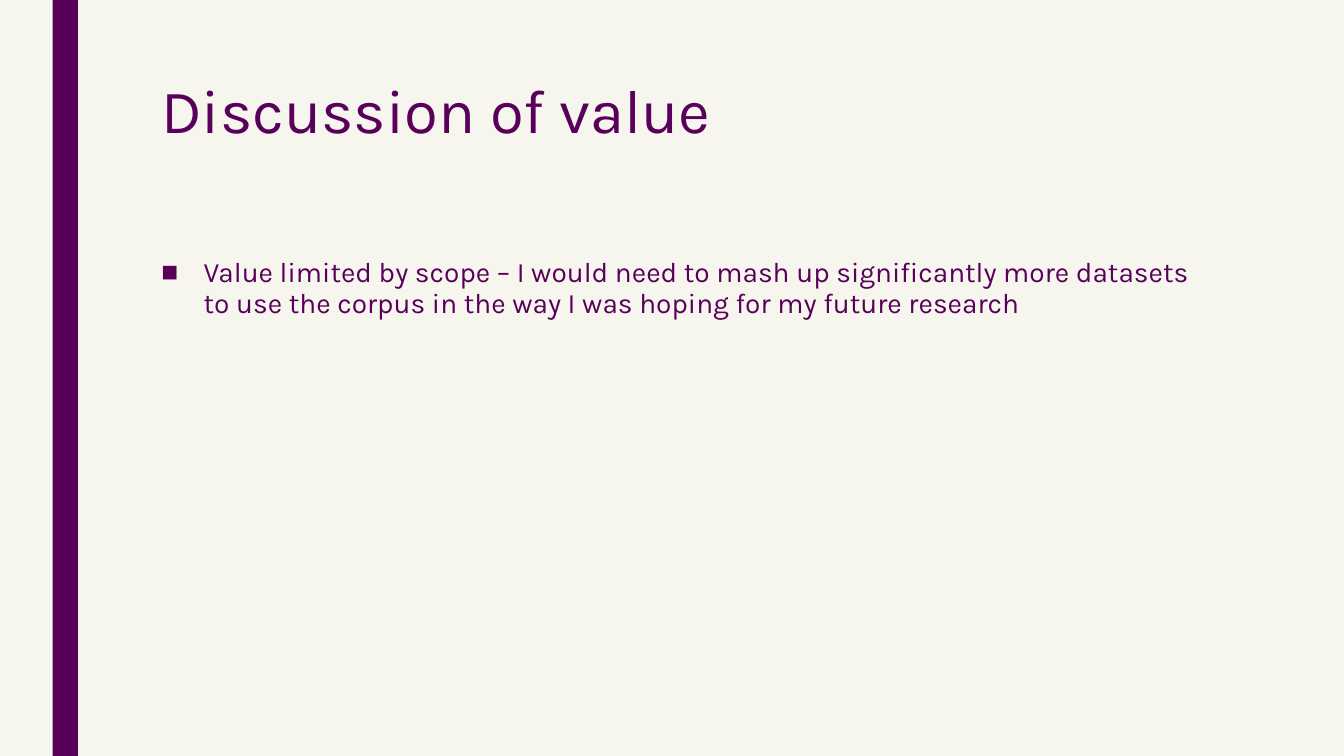
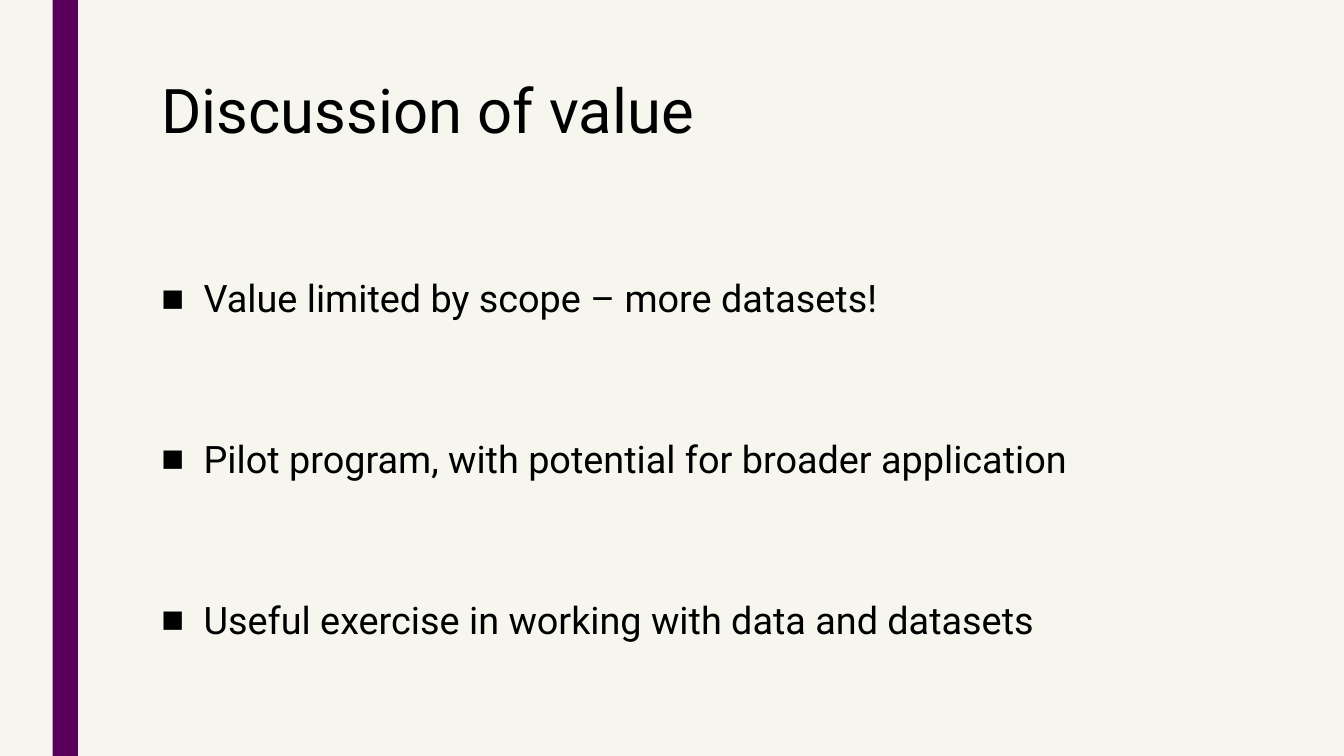
Before and after one commit to asnowmenjig/IS590-Open-Data-Mashups, a slide deck: slide 22 of final-deliverables/presentation-materials/presentation-slides.pptx (slide 17 before the commit). Drawn at 1344x756 pixels with LibreOffice and Linux fonts; fonts in the diff are those of the drawing. Boxes give left, top, right and bottom in pixels: in the first picture for what was removed or moved away, otherwise in the second. Text is boxed around its words. In the diff, an @@ line names an element or a change of style, - is before the commit and + after.

```diff
--- a/final-deliverables/presentation-materials/presentation-slides.pptx
+++ b/final-deliverables/presentation-materials/presentation-slides.pptx
@@ title "Discussion of value" at [161,86,693,134]: font Karla to Roboto, text colour #58005A to #000000 @@
@@ text at [204,283,1067,642]: text changed; size 20 to 27 pt; font Karla to Roboto; text colour #58005A to #000000 @@
-■ Value limited by scope – I would need to mash up significantly more datasets to use the corpus in the way I was hoping for my future research
+■ Value limited by scope – more datasets!
+■ Pilot program, with potential for broader application
+■ Useful exercise in working with data and datasets
```
Also in this commit, not shown: 3 other slides changed, 10 slides added, 5 slides removed.
